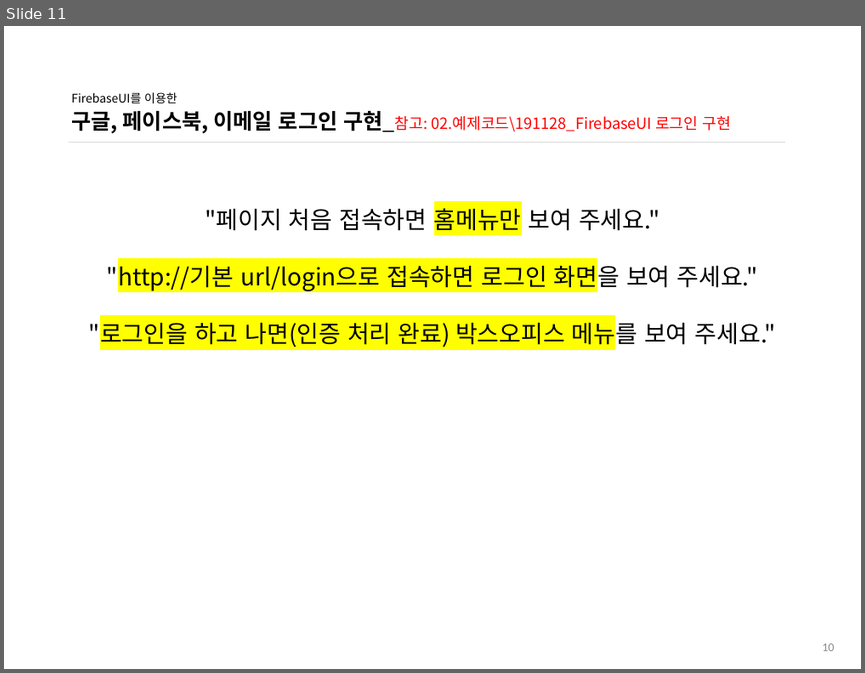
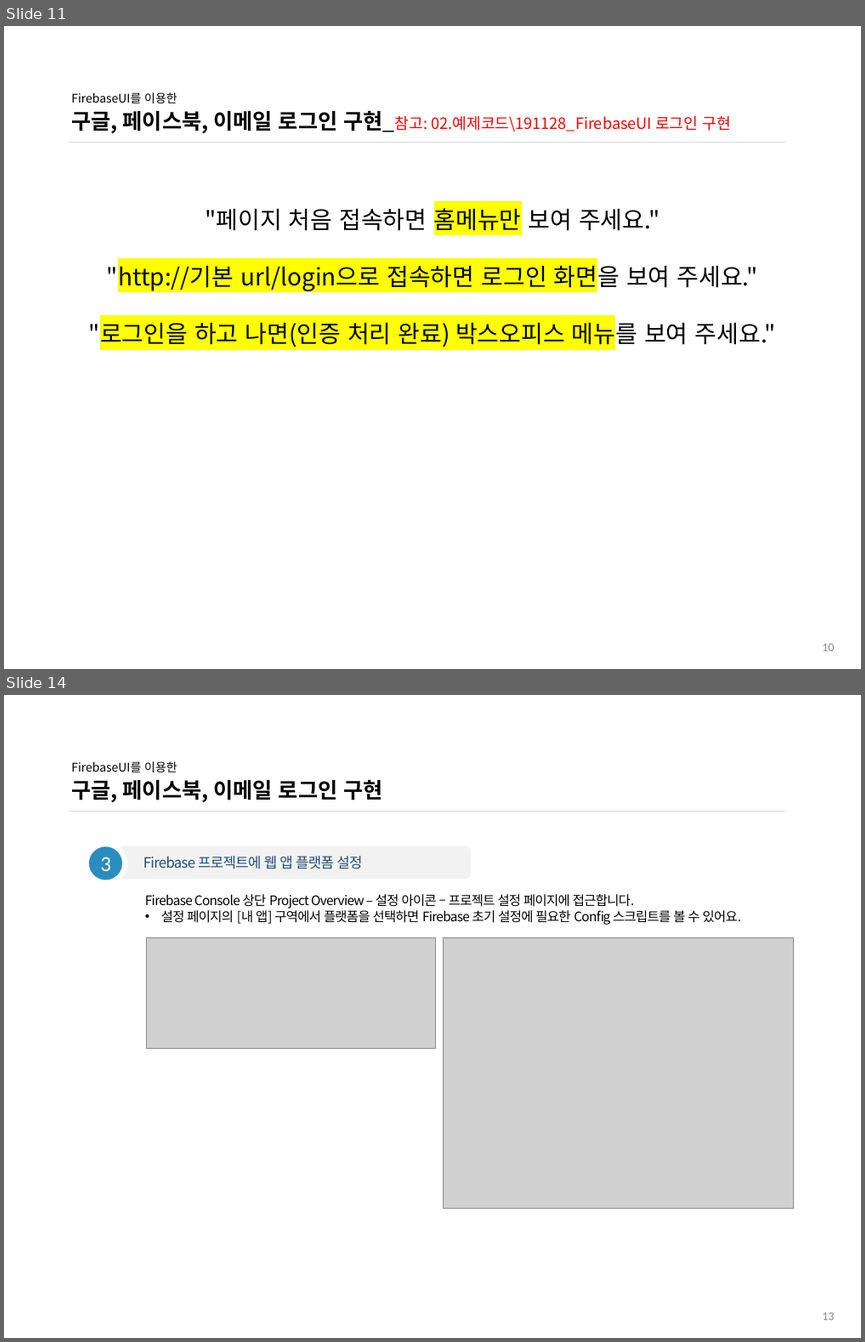
Before and after one commit to ddowon/vueStudy, a slide deck: 01.참고자료/191128_FirebaseUI 로그인 구현.pptx. Shown one above the other, each under a label of ours: slide 11 before the commit, slides 11 and 14 after it; the slides between them are not shown. The pictures are 865x673 and 865x1342 pixels, drawn with LibreOffice and Linux fonts; fonts in the diff are those of the drawing; grey boxes stand for pictures; background and template pictures are left out. Boxes give left, top, right and bottom in pixels: in the first picture for what was removed or moved away, otherwise in the second. Text is boxed around its words. In the diff, an @@ line names an element or a change of style, - is before the commit and + after.

Commit message:
12월 5일 15차 FirebaseUI 인증 스터디 자료 내용 보완

```diff
--- a/01.참고자료/191128_FirebaseUI 로그인 구현.pptx
+++ b/01.참고자료/191128_FirebaseUI 로그인 구현.pptx
@@ slide 14 added at (4,695,861,1338), background #FFFFFF @@
@@ title added at (71,761,383,803), 18 pt, text #000000, bold @@
+FirebaseUI를 이용한
+구글, 페이스북, 이메일 로그인 구현
@@ line added from (69, 811) to (785, 811), #D9D9D9 0.5 pt @@
@@ ellipse added at (86,844,125,883), fill #298DBF, outline #FFFFFF 4.5 pt, 18 pt, text #FFFFFF @@
+3
@@ rounded rectangle added at (108,845,471,879), fill #F2F2F2, 12 pt, text #1F4E79 @@
+Firebase 프로젝트에 웹 앱 플랫폼 설정
@@ text added at (145,894,742,925), 11 pt, text #000000 @@
+Firebase Console 상단 Project Overview – 설정 아이콘 – 프로젝트 설정 페이지에 접근합니다.
+• 설정 페이지의 [내 앱] 구역에서 플랫폼을 선택하면 Firebase 초기 설정에 필요한 Config 스크립트를 볼 수 있어요.
@@ picture added at (146,938,435,1049) @@
@@ picture added at (443,938,793,1208) @@
@@ page number added at (822,1312,834,1320), 10 pt, text #8C8C8C @@
+13
```
Also in this commit, not shown: 5 slides changed, 11 other slides added.
